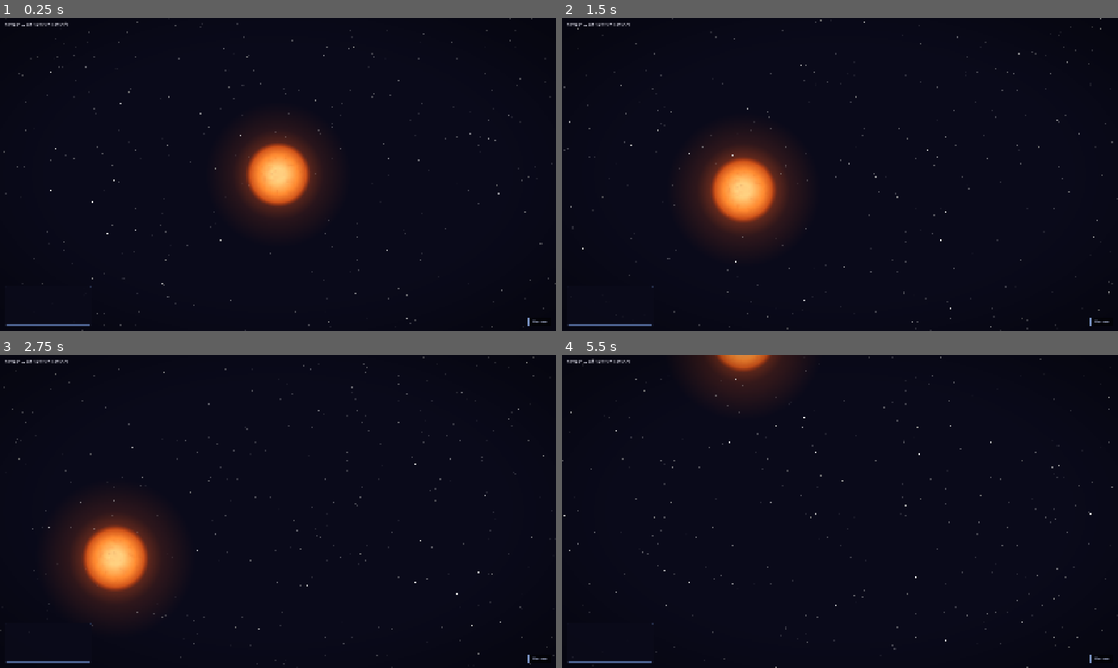
Above: before the commit, frames 1-4 (two rows, left to right).
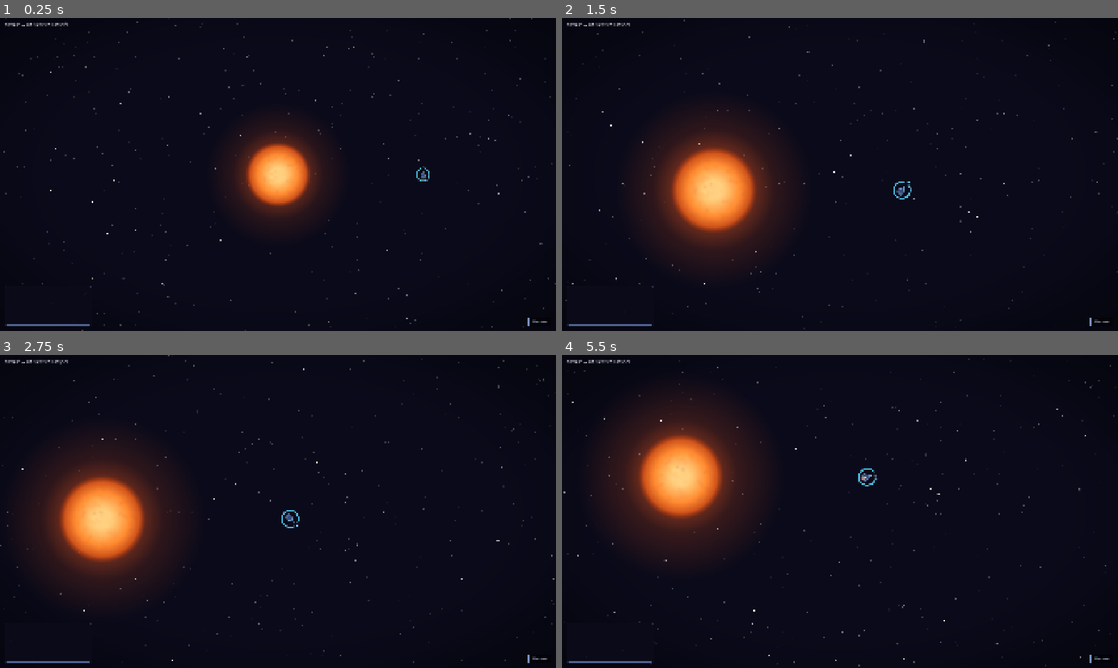
Above: after the commit, the same moments.

Repository: avantgardian/godot-space-idle
Game: Godot game, scene res://scenes/progression.tscn
Two runs of this game, one before a commit and one after it. Both use one fixed random seed, a clock stepped at 60 frames per second and the inputs below. This scene is started directly instead of the project's main scene.
Inputs (mouse positions are in pixels of both pictures, inside the frame that each line leads up to):
- Up to frame 1 (0.25 s): no input
- Up to frame 2 (1.5 s): tap Enter at 0.5 s; move the mouse to (962, 158) at 0.52 s; hold Right (ui_right) 0.53-1.25 s; tap L at 0.6 s; click (962, 158) at 0.67 s; tap Space at 0.77, 0.8, 1.07 s; drag from (728, 190) to (812, 237) at 1.27 s
- Up to frame 3 (2.75 s): tap Space at 2, 2.3 s; move the mouse to (333, 442) at 2.02 s; hold Right (ui_right) from 2.03 s (still down); tap L at 2.1 s; click (333, 442) at 2.17 s
- Up to frame 4 (5.5 s): release Right (ui_right) at 2.75 s; drag from (812, 574) to (673, 464) at 2.77 s; tap Enter at 3.5 s; move the mouse to (1006, 558) at 3.52 s; hold Left (ui_left) 3.53-4.25 s; tap Space at 3.6, 3.77, 4.07, 5, 5.3 s; click (1006, 558) at 3.67 s; drag from (673, 464) to (756, 433) at 4.27 s; move the mouse to (867, 511) at 5.02 s; hold Down (ui_down) from 5.03 s (still down); tap L at 5.1 s; click (867, 511) at 5.17 s

The runs differ from the first frame. In frame 1, less than 0.1% of the frame differs, in the area x 74-78%, y 47-53%; in frame 2, 8.4%; in frame 3, 9.5%; in frame 4, 13%, in the area x 0-100%, y 0-100%.

Commit message:
Add controllable mothership to progression mode
- New Spaceship class with procedural textures (arrowhead body, indicator ring, thrust flame)
- Arrow keys control ship (rotate left/right, thrust forward/reverse) only when camera is following
- Click ship or press Spacebar to start/stop camera follow
- Sun barrier prevents ship from entering close proximity
- Damping + speed cap ensure natural flight feel
- Camera arrow-key movement suppressed while following

Closes #78

Diff:
--- a/scripts/camera_controller.gd
+++ b/scripts/camera_controller.gd
@@ -41,19 +41,19 @@
 		else:
 			_follow_target = null
 
-	var move := Vector2.ZERO
-	if Input.is_action_pressed("ui_right"):
-		move.x += 1
-	if Input.is_action_pressed("ui_left"):
-		move.x -= 1
-	if Input.is_action_pressed("ui_down"):
-		move.y += 1
-	if Input.is_action_pressed("ui_up"):
-		move.y -= 1
-	if move != Vector2.ZERO:
-		_follow_target = null
-		move = move.normalized() * move_speed * real_delta / zoom.x
-		position += move
+	if not _follow_target:
+		var move := Vector2.ZERO
+		if Input.is_action_pressed("ui_right"):
+			move.x += 1
+		if Input.is_action_pressed("ui_left"):
+			move.x -= 1
+		if Input.is_action_pressed("ui_down"):
+			move.y += 1
+		if Input.is_action_pressed("ui_up"):
+			move.y -= 1
+		if move != Vector2.ZERO:
+			move = move.normalized() * move_speed * real_delta / zoom.x
+			position += move
 
 	if shake_intensity > 0.0:
 		shake_intensity = max(shake_intensity - 15.0 * delta, 0.0)
--- a/scripts/progression.gd
+++ b/scripts/progression.gd
@@ -38,6 +38,8 @@
 const _ASTEROID_SCRIPT := preload("res://scripts/asteroid.gd")
 const _COLLISION_MGR := preload("res://scripts/collision_manager.gd")
 const _POST_PROCESS := preload("res://scripts/post_process_manager.gd")
+const _SPACESHIP := preload("res://scripts/spaceship.gd")
+const _ORBITAL_BODY := preload("res://scripts/orbital_body.gd")
 
 func _ready():
 	RenderingServer.set_default_clear_color(BG_COLOR)
@@ -66,6 +68,17 @@
 
 	_collision_mgr = _COLLISION_MGR.new([], _ASTEROID_SCRIPT, $ImpactFX, $UI/EventLog, _dummy_planet_idx, pm.trigger)
 
+	var ship := _SPACESHIP.new()
+	ship.name = "Spaceship"
+	ship.init(Vector2(500, 0))
+	add_child(ship)
+
+func _check_ship_click(screen_pos: Vector2) -> bool:
+	var ship_screen: Vector2 = $Camera2D.get_canvas_transform() * $Spaceship.position
+	var d := ship_screen.distance_to(screen_pos)
+	var hit_r: float = max(28.0 * $Camera2D.zoom.x, 14.0)
+	return d < hit_r
+
 func _dummy_planet_idx(_node: Node2D) -> int:
 	return -1
 
@@ -87,6 +100,11 @@
 	$AsteroidSpawner.sun_mass = sun_mass
 	$AsteroidSpawner.set_planet_data([] as Array[Dictionary])
 	_collision_mgr.check_collisions($AsteroidSpawner._asteroids)
+
+	var cam_following_ship: bool = $Camera2D.is_following() and $Camera2D.get_follow_target() == $Spaceship
+	$Spaceship.input_active = cam_following_ship
+	var barrier_r: float = OrbitalBody.sun_collision_r(sun_mass) + $Spaceship.collision_radius + 50.0
+	$Spaceship.enforce_sun_barrier(barrier_r)
 
 	if _mass_label:
 		_mass_label.text = "Msun = %.4f [%s]" % [sun_mass, _star_type]
@@ -112,6 +130,10 @@
 			sun_mass += 0.1
 			return
 
+		if event.button_index == MOUSE_BUTTON_LEFT and _check_ship_click(event.position):
+			$Camera2D.follow_node($Spaceship)
+			return
+
 		if event.button_index == MOUSE_BUTTON_LEFT or event.button_index == MOUSE_BUTTON_MIDDLE:
 			$Camera2D.start_drag(event.position)
 
@@ -129,3 +151,8 @@
 			$Camera2D.zoom_out()
 		elif event.keycode == KEY_L:
 			$AsteroidSpawner.spawn()
+		elif event.keycode == KEY_SPACE:
+			if $Camera2D.is_following() and $Camera2D.get_follow_target() == $Spaceship:
+				$Camera2D.unfollow()
+			else:
+				$Camera2D.follow_node($Spaceship)
--- /dev/null
+++ b/scripts/spaceship.gd
@@ -0,0 +1,217 @@
+class_name Spaceship
+extends Node2D
+
+const MAX_SPEED: float = 300.0
+const THRUST_FORCE: float = 160.0
+const REVERSE_FORCE: float = 80.0
+const ROTATION_SPEED: float = 3.0
+const DAMPING: float = 0.8
+const COLLISION_RADIUS: float = 14.0
+
+var mass: float = 0.001
+var collision_radius: float = COLLISION_RADIUS
+var input_active: bool = false
+
+var _pos: Vector2 = Vector2.ZERO
+var _vel: Vector2 = Vector2.ZERO
+var _angle: float = 0.0
+var _alive: bool = true
+
+var _thrust_sprite: Sprite2D
+
+func _ready():
+	_generate_body_texture()
+	_generate_indicator_ring()
+	_generate_thrust_flame()
+	_thrust_sprite = $ThrustFlame
+	_thrust_sprite.visible = false
+	position = _pos
+
+func init(start_pos: Vector2):
+	_pos = start_pos
+	position = start_pos
+
+func _process(delta):
+	if not _alive:
+		return
+
+	if input_active:
+		var rotate_left := Input.is_key_pressed(KEY_LEFT)
+		var rotate_right := Input.is_key_pressed(KEY_RIGHT)
+		var thrust_forward := Input.is_key_pressed(KEY_UP)
+		var thrust_reverse := Input.is_key_pressed(KEY_DOWN)
+
+		if rotate_left and not rotate_right:
+			_angle -= ROTATION_SPEED * delta
+		elif rotate_right and not rotate_left:
+			_angle += ROTATION_SPEED * delta
+
+		var thrust_dir := Vector2.UP.rotated(_angle)
+
+		var thrusting := false
+		if thrust_forward:
+			_vel += thrust_dir * THRUST_FORCE * delta
+			thrusting = true
+		if thrust_reverse:
+			_vel -= thrust_dir * REVERSE_FORCE * delta
+			thrusting = true
+
+		_thrust_sprite.visible = thrusting
+	else:
+		_thrust_sprite.visible = false
+
+	_vel *= max(1.0 - DAMPING * delta, 0.0)
+
+	var speed := _vel.length()
+	if speed > MAX_SPEED:
+		_vel = _vel.normalized() * MAX_SPEED
+
+	_pos += _vel * delta
+	position = _pos
+	rotation = _angle
+
+func enforce_sun_barrier(min_dist: float):
+	var r := _pos.length()
+	if r < min_dist:
+		if r < 0.01:
+			_pos = Vector2(min_dist, 0.0)
+		else:
+			_pos = _pos.normalized() * min_dist
+		position = _pos
+		var radial_dir := _pos.normalized()
+		var radial_vel := _vel.dot(radial_dir)
+		if radial_vel < 0.0:
+			_vel -= radial_dir * radial_vel
+
+func is_alive() -> bool:
+	return _alive
+
+func is_dead() -> bool:
+	return not _alive
+
+func get_vel() -> Vector2:
+	return _vel
+
+func set_vel(v: Vector2):
+	_vel = v
+
+func disable():
+	_alive = false
+	visible = false
+
+func _generate_body_texture():
+	var size: int = 32
+	var image: Image = Image.create(size, size, false, Image.FORMAT_RGBA8)
+	image.fill(Color.TRANSPARENT)
+	var cx: float = size / 2.0
+	var tip_y: float = 3.0
+	var base_y: float = 23.0
+	var engine_y: float = 29.0
+	var half_base: float = 11.0
+	var half_engine: float = 12.0
+
+	for x in range(size):
+		for y in range(size):
+			var fx: float = float(x)
+			var fy: float = float(y)
+			var dx: float = abs(fx - cx)
+
+			if fy >= tip_y and fy <= base_y:
+				var half_w: float = (fy - tip_y) / (base_y - tip_y) * half_base
+				if dx <= half_w:
+					var edge_dist: float = half_w - dx
+					if edge_dist < 2.0:
+						image.set_pixel(x, y, Color(0.45, 0.6, 0.75, 1.0))
+					else:
+						image.set_pixel(x, y, Color(0.2, 0.3, 0.5, 1.0))
+
+			elif fy > base_y and fy <= engine_y:
+				if dx <= half_engine * 0.7:
+					if dx <= half_engine * 0.4:
+						image.set_pixel(x, y, Color(0.3, 0.4, 0.55, 1.0))
+					else:
+						image.set_pixel(x, y, Color(0.25, 0.35, 0.5, 1.0))
+
+	var cockpit_y: int = int(tip_y + 4)
+	image.set_pixel(int(cx), cockpit_y, Color(0.7, 0.85, 1.0, 1.0))
+	image.set_pixel(int(cx), cockpit_y + 1, Color(0.7, 0.85, 1.0, 0.8))
+
+	var body: Sprite2D = Sprite2D.new()
+	body.name = "Body"
+	body.texture = ImageTexture.create_from_image(image)
+	body.centered = true
+	add_child(body)
+
+func _generate_indicator_ring():
+	var size: int = 56
+	var image: Image = Image.create(size, size, false, Image.FORMAT_RGBA8)
+	image.fill(Color.TRANSPARENT)
+	var cx: float = size / 2.0
+	var cy: float = size / 2.0
+	var ring_r: float = 22.0
+	var ring_width: float = 2.0
+	var gap_angle: float = PI / 6.0
+	var gap_half: float = gap_angle / 2.0
+
+	for x in range(size):
+		for y in range(size):
+			var dx: float = float(x) - cx
+			var dy: float = float(y) - cy
+			var dist: float = sqrt(dx * dx + dy * dy)
+
+			if abs(dist - ring_r) <= ring_width:
+				var angle_from_up: float = abs(atan2(dx, -dy))
+				if angle_from_up > gap_half:
+					var fade_dist: float = angle_from_up - gap_half
+					var alpha: float = 0.8
+					if fade_dist < 0.15:
+						alpha = fade_dist / 0.15 * 0.8
+					image.set_pixel(x, y, Color(0.3, 0.85, 0.95, alpha))
+
+	var chevron_y: int = int(cy - ring_r - ring_width - 1)
+	var chevron_size: int = 5
+	for i in range(chevron_size):
+		for j in range(-i, i + 1):
+			var px: int = int(cx) + j
+			var py: int = chevron_y - i
+			if px >= 0 and px < size and py >= 0 and py < size:
+				image.set_pixel(px, py, Color(0.4, 0.9, 1.0, 0.9))
+
+	var ring: Sprite2D = Sprite2D.new()
+	ring.name = "IndicatorRing"
+	ring.texture = ImageTexture.create_from_image(image)
+	ring.centered = true
+	var mat: CanvasItemMaterial = CanvasItemMaterial.new()
+	mat.blend_mode = CanvasItemMaterial.BLEND_MODE_ADD
+	ring.material = mat
+	add_child(ring)
+
+func _generate_thrust_flame():
+	var size: int = 24
+	var image: Image = Image.create(size, size, false, Image.FORMAT_RGBA8)
+	image.fill(Color.TRANSPARENT)
+	var cx: float = size / 2.0
+
+	for x in range(size):
+		for y in range(size):
+			var dx: float = float(x) - cx
+			var dy: float = float(y)
+			if dy > 0 and dy < 18:
+				var width: float = 3.0 + dy * 0.4
+				if abs(dx) < width:
+					var t: float = dy / 18.0
+					var inner: float = abs(dx) / width
+					var alpha: float = (1.0 - t) * (1.0 - inner * inner) * 0.85
+					var g: float = clampf(0.7 - t * 0.6, 0.05, 0.7)
+					image.set_pixel(x, y, Color(1.0, g, 0.0, clampf(alpha, 0.0, 1.0)))
+
+	var flame: Sprite2D = Sprite2D.new()
+	flame.name = "ThrustFlame"
+	flame.texture = ImageTexture.create_from_image(image)
+	flame.centered = true
+	flame.position = Vector2(0, 14)
+	var mat: CanvasItemMaterial = CanvasItemMaterial.new()
+	mat.blend_mode = CanvasItemMaterial.BLEND_MODE_ADD
+	flame.material = mat
+	flame.visible = false
+	add_child(flame)
